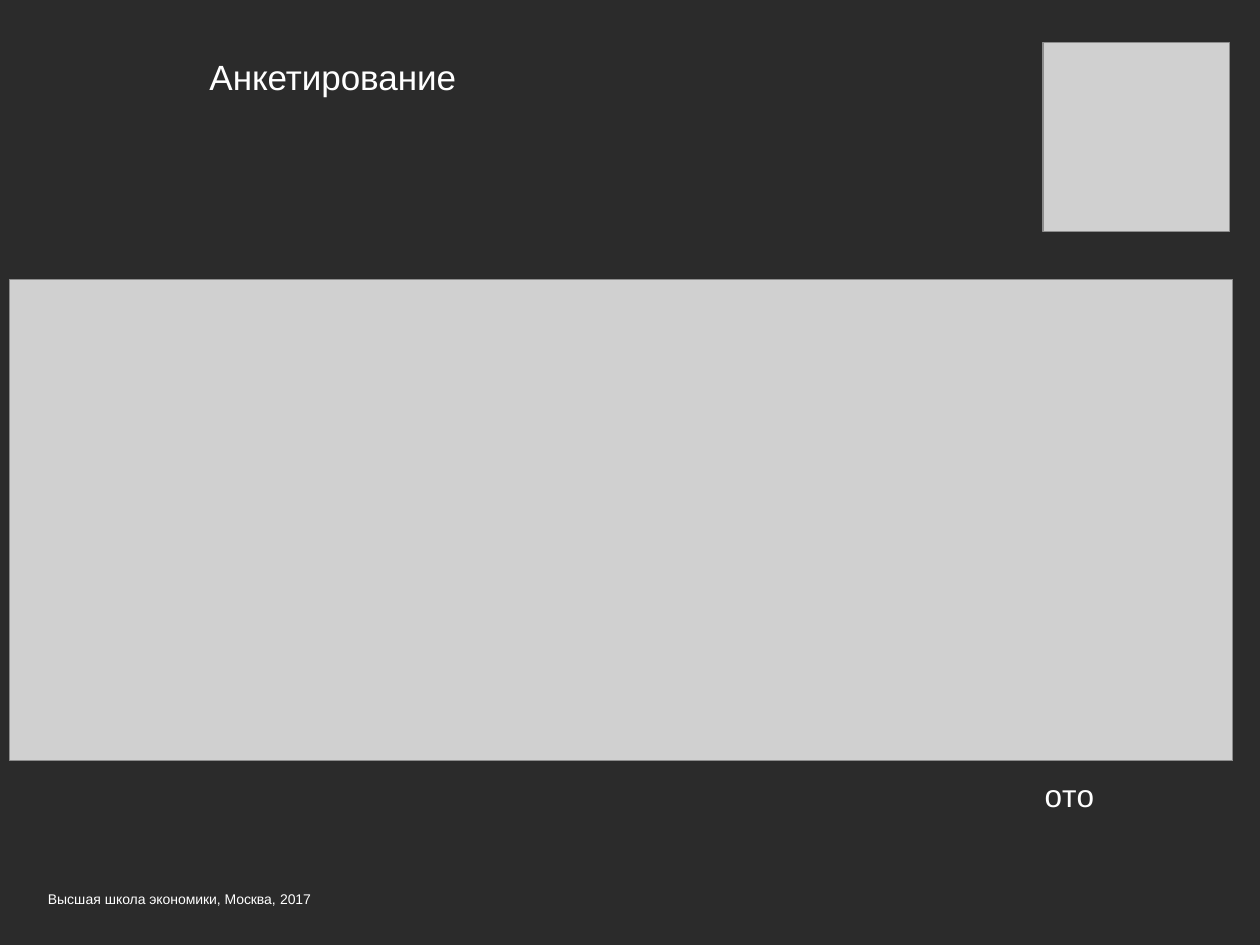
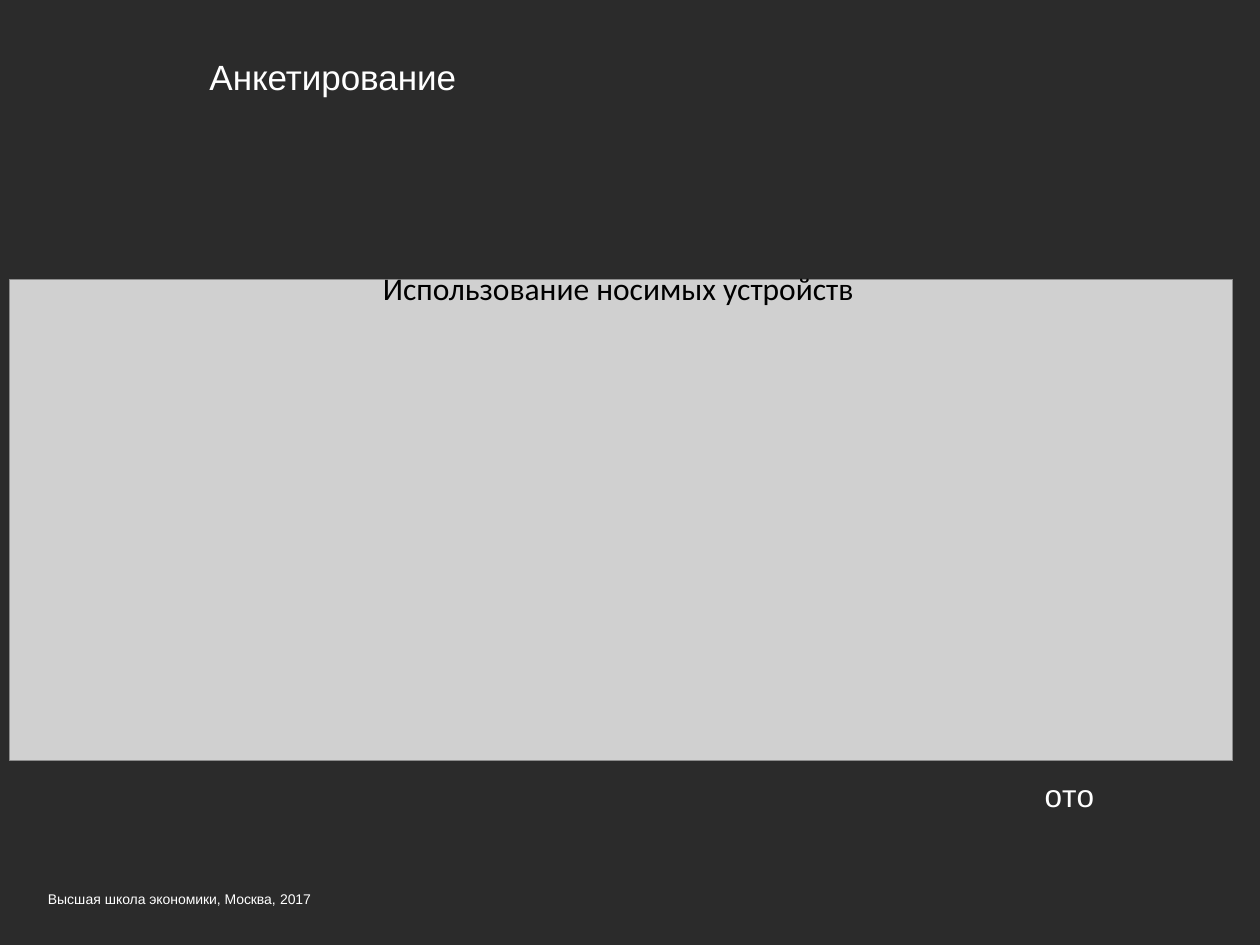
Before and after one commit to arepina/MomAndBaby, a slide deck: slide 6 of docs/Presentation.pptx. Drawn at 1260x945 pixels with LibreOffice and Linux fonts; fonts in the diff are those of the drawing; grey boxes stand for pictures; background and template pictures are left out; a plain dark background stands for a picture behind light text. Boxes give left, top, right and bottom in pixels: in the first picture for what was removed or moved away, otherwise in the second. Text is boxed around its words. In the diff, an @@ line names an element or a change of style, - is before the commit and + after.

```diff
--- a/docs/Presentation.pptx
+++ b/docs/Presentation.pptx
@@ picture removed at bbox=[1043, 43, 1230, 232] @@
@@ text added at bbox=[383, 273, 853, 305], 18 pt, text #000000 @@
+Использование носимых устройств
```
Also in this commit, not shown: 5 other slides changed.
